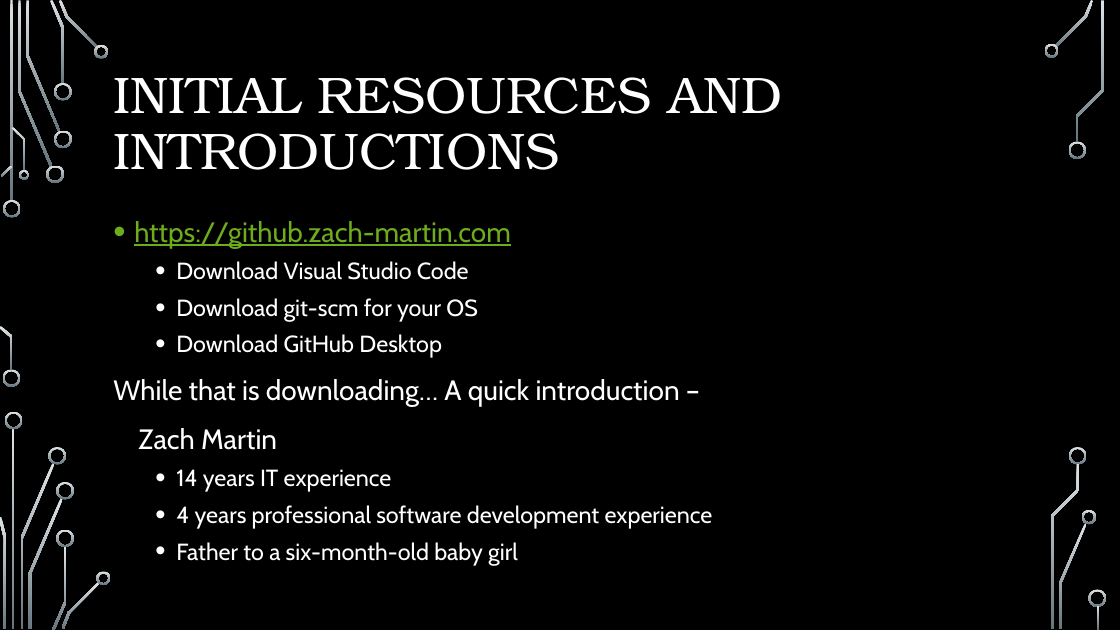
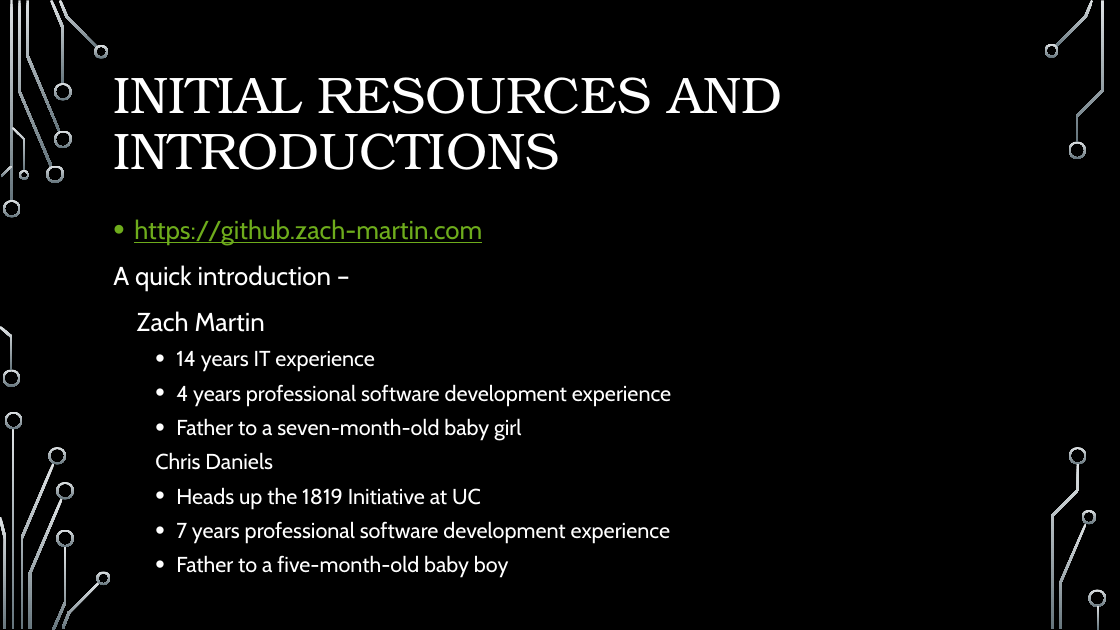
Before and after one commit to onideus/github-101-website, a slide deck: slide 2 of resources/Introduction to github.pptx. Drawn at 1120x630 pixels with LibreOffice and Linux fonts; fonts in the diff are those of the drawing; background and template pictures are left out. Boxes give left, top, right and bottom in pixels: in the first picture for what was removed or moved away, otherwise in the second. Text is boxed around its words. In the diff, an @@ line names an element or a change of style, - is before the commit and + after.

```diff
--- a/resources/Introduction to github.pptx
+++ b/resources/Introduction to github.pptx
@@ text at (134,219,671,406): size 24 to 22.2 pt in "https://github.zach-martin.com", "Zach Martin"; size 20 to 18.5 pt in "14 years IT experience", "4 years professional software development experience" @@
@@ text at (113,265,331,291): text changed; size 20 to 22.2 pt @@
-  • Download Visual Studio Code
-  • Download git-scm for your OS
-  • Download GitHub Desktop
-While that is downloading… A quick introduction –
+A quick introduction –
@@ text at (155,418,670,578): text changed; size 20 to 18.5 pt @@
-  • Father to a six-month-old baby girl
+  • Father to a seven-month-old baby girl
+  Chris Daniels
+  • Heads up the 1819 Initiative at UC
+  • 7 years professional software development experience
+  • Father to a five-month-old baby boy
```
Also in this commit, not shown: 6 other slides changed, 5 other files.
